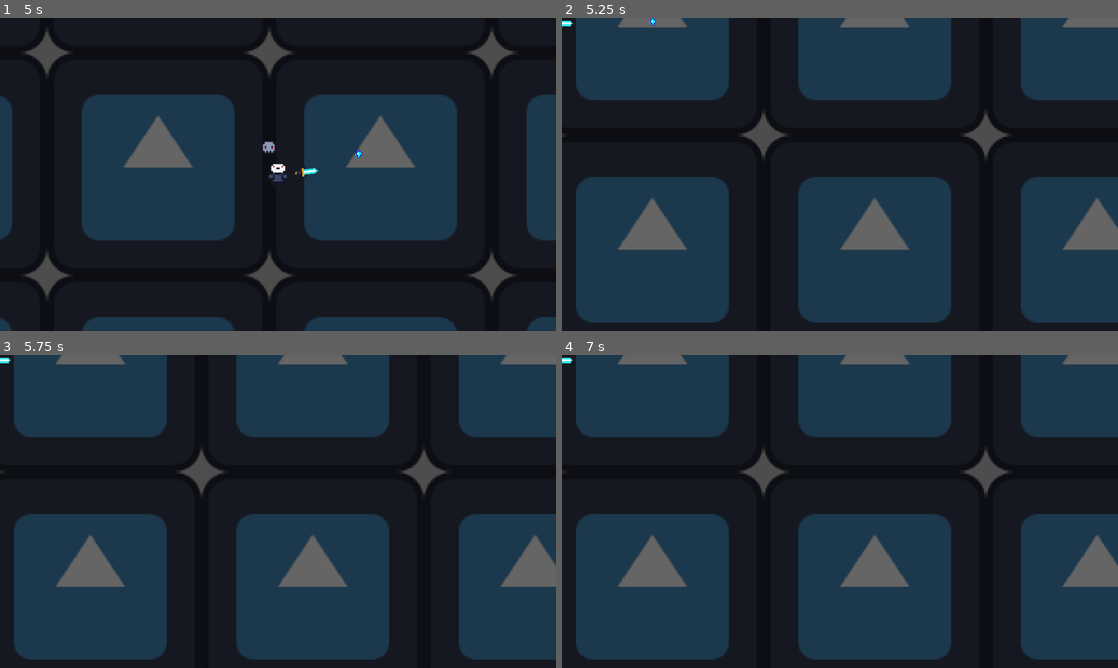
Above: before the commit, frames 1-4 (two rows, left to right).
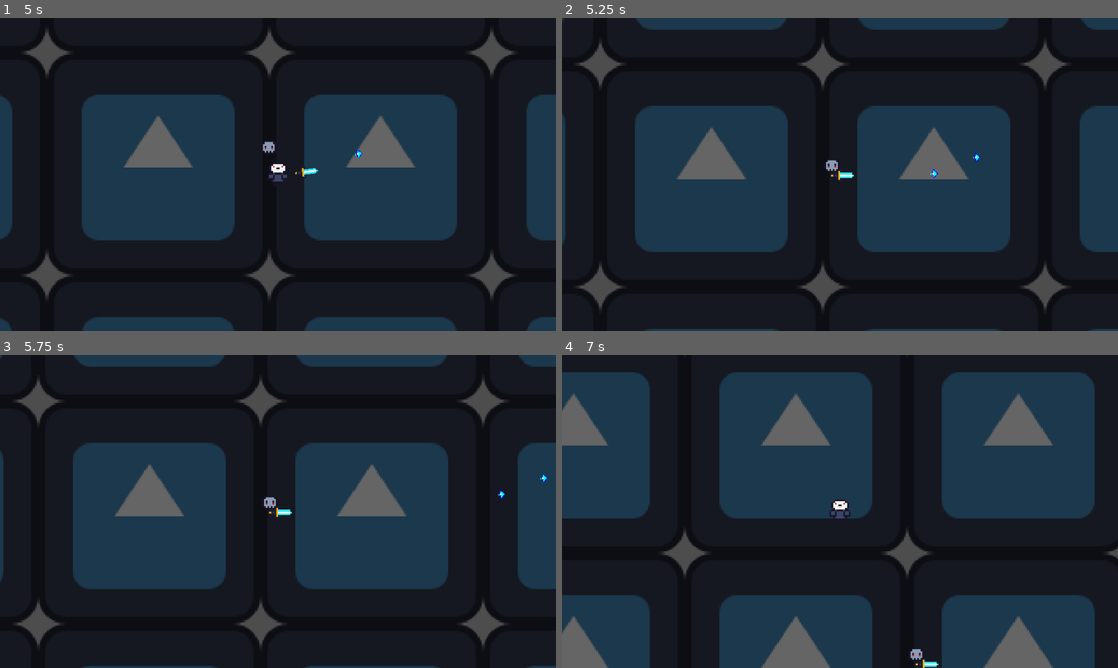
Above: after the commit, the same moments.

Repository: hanssantos02/the-under-forge
Game: Godot game, scene res://scenes/main.tscn
Two runs of this game, one before a commit and one after it. Both use one fixed random seed, a clock stepped at 60 frames per second and the inputs below. The engine's default icon, where the game draws it, is replaced by a stand-in: a white triangle on a blue panel in a dark square.
Inputs (mouse positions are in pixels of both pictures, inside the frame that each line leads up to):
- Up to frame 1 (5 s): tap Enter (ui_accept) at 0.5, 1.35, 1.52, 1.82, 2.85, 3.02, 3.32, 4.35, 4.52, 4.82 s; move the mouse to (250, 237) at 0.52 s; hold Enter (ui_accept) 0.53-1.28 s; hold W (move_up) 0.53-2.03 s; move the mouse to (444, 221) at 1.27 s; move the mouse to (111, 127) at 2.02 s; hold Enter (ui_accept) 2.03-2.78 s; hold A (move_left) 2.03-3.53 s; move the mouse to (305, 174) at 2.77 s; move the mouse to (194, 96) at 3.52 s; hold S (move_down) 3.53-4.28 s; hold Enter (ui_accept) 3.53-4.28 s; move the mouse to (400, 158) at 4.27 s; hold D (move_right) from 4.28 s (still down)
- Up to frame 2 (5.25 s): move the mouse to (728, 190) at 5.02 s; release D (move_right) at 5.03 s; hold W (move_up) from 5.03 s (still down); hold Enter (ui_accept) from 5.03 s (still down)
- Up to frame 3 (5.75 s): keep holding W (move_up); keep holding Enter (ui_accept)
- Up to frame 4 (7 s): move the mouse to (895, 442) at 5.77 s; release W (move_up) at 5.78 s; release Enter (ui_accept) at 5.78 s; hold D (move_right) from 5.78 s (still down); tap Enter (ui_accept) at 5.85, 6.02, 6.32 s; move the mouse to (812, 574) at 6.52 s; hold Enter (ui_accept) from 6.53 s (still down)

Frame 1 is identical in both runs. In frame 2, 65% of the frame differs, in the area x 0-100%, y 0-100%; in frame 3, 65%; in frame 4, 68%.

Commit message:
Implement core game loop
feat: implement defenseless respawn and weapon pickup inheritance

Diff:
--- a/scenes/main.tscn
+++ b/scenes/main.tscn
@@ -1,10 +1,13 @@
 [gd_scene format=3 uid="uid://b1536t62x2o2k"]
 
 [ext_resource type="Texture2D" uid="uid://dem2ydqo5iv0" path="res://icon.svg" id="1_0wfyh"]
+[ext_resource type="Script" uid="uid://bbfyorl02mg2e" path="res://scripts/main.gd" id="1_jyhfs"]
 [ext_resource type="PackedScene" uid="uid://bus5h20b6uhui" path="res://scenes/player.tscn" id="2_sugp2"]
 [ext_resource type="PackedScene" uid="uid://cdx7kghw88chw" path="res://scenes/enemy.tscn" id="3_sugp2"]
 
 [node name="Main" type="Node2D" unique_id=1984651099]
+script = ExtResource("1_jyhfs")
+player_scene = ExtResource("2_sugp2")
 
 [node name="TextureRect" type="TextureRect" parent="." unique_id=814961554]
 modulate = Color(0.39688927, 0.39688927, 0.39688924, 1)
@@ -21,3 +24,5 @@
 
 [node name="Enemy" parent="." unique_id=106604056 groups=["enemy"] instance=ExtResource("3_sugp2")]
 position = Vector2(354, 122)
+
+[connection signal="tree_exited" from="Player" to="." method="_on_player_died"]
--- a/scenes/player.tscn
+++ b/scenes/player.tscn
@@ -41,9 +41,9 @@
 [node name="MuzzlePoint" type="Marker2D" parent="WeaponPivot/WeaponSprite" unique_id=251759707]
 position = Vector2(7, 0)
 
-[node name="Timer" type="Timer" parent="WeaponPivot" unique_id=444348784]
+[node name="WeaponTimer" type="Timer" parent="WeaponPivot" unique_id=444348784]
 wait_time = 0.5
 autostart = true
 
 [connection signal="died" from="HealthComponent" to="." method="_on_health_component_died"]
-[connection signal="timeout" from="WeaponPivot/Timer" to="WeaponPivot" method="_on_timer_timeout"]
+[connection signal="timeout" from="WeaponPivot/WeaponTimer" to="WeaponPivot" method="_on_timer_timeout"]
--- a/scripts/dropped_weapon.gd
+++ b/scripts/dropped_weapon.gd
@@ -4,4 +4,5 @@
 
 func _on_body_entered(body: Node2D) -> void:
 	if body.is_in_group("player"):
-		pass
+		body.equip_weapon(stats)
+		queue_free()
--- /dev/null
+++ b/scripts/main.gd
@@ -0,0 +1,18 @@
+extends Node2D
+
+@export var player_scene: PackedScene
+var is_respawning: bool = false
+
+func _on_player_died() -> void:
+	print("This is working")
+	is_respawning = true
+
+func _unhandled_input(event: InputEvent) -> void:
+	if is_respawning and event.is_action_pressed("ui_accept"):
+		is_respawning = false
+		var player = player_scene.instantiate()
+		player.global_position = Vector2.ZERO
+		player.starts_with_weapon = false
+		get_tree().current_scene.add_child(player)
+		player.add_to_group("player")
+		player.tree_exited.connect(_on_player_died)
--- a/scripts/player.gd
+++ b/scripts/player.gd
@@ -4,16 +4,29 @@
 @export var dropped_weapon_scene: PackedScene
 @onready var weapon_pivot: Node2D = $WeaponPivot
 @onready var camera_2d: Camera2D = $Camera2D
+@export var starts_with_weapon: bool = true
+@onready var weapon_timer: Timer = $WeaponPivot/WeaponTimer
 
-func _physics_process(delta: float) -> void:
+func _ready() -> void:
+	if not starts_with_weapon:
+		weapon_pivot.hide()
+		weapon_timer.stop()
+	camera_2d.make_current()
+
+func equip_weapon(new_stats: WeaponStats) -> void:
+	weapon_pivot.stats = new_stats
+	weapon_pivot.show()
+	weapon_timer.start()
+
+func _physics_process(_delta: float) -> void:
 	var direction = Input.get_vector("move_left", "move_right", "move_up", "move_down")
 	velocity = direction * speed
 	move_and_slide()
 
 func _on_health_component_died() -> void:
 	var weapon = dropped_weapon_scene.instantiate()
-	camera_2d.reparent(weapon)
 	weapon.stats = weapon_pivot.stats
 	weapon.global_position = global_position
 	get_tree().current_scene.add_child(weapon)
+	camera_2d.reparent(weapon)
 	queue_free()
--- a/scripts/weapon.gd
+++ b/scripts/weapon.gd
@@ -3,10 +3,11 @@
 @export var projectile_scene: PackedScene
 @export var stats: WeaponStats
 @onready var muzzle_point: Marker2D = $WeaponSprite/MuzzlePoint
-@onready var timer: Timer = $Timer
+@onready var weapon_timer: Timer = $WeaponTimer
+
 
 func _ready() -> void:
-	timer.wait_time = stats.fire_rate
+	weapon_timer.wait_time = stats.fire_rate
 
 func _process(delta: float) -> void:
 	look_at(get_global_mouse_position())
Not shown, added: scripts/main.gd.uid
